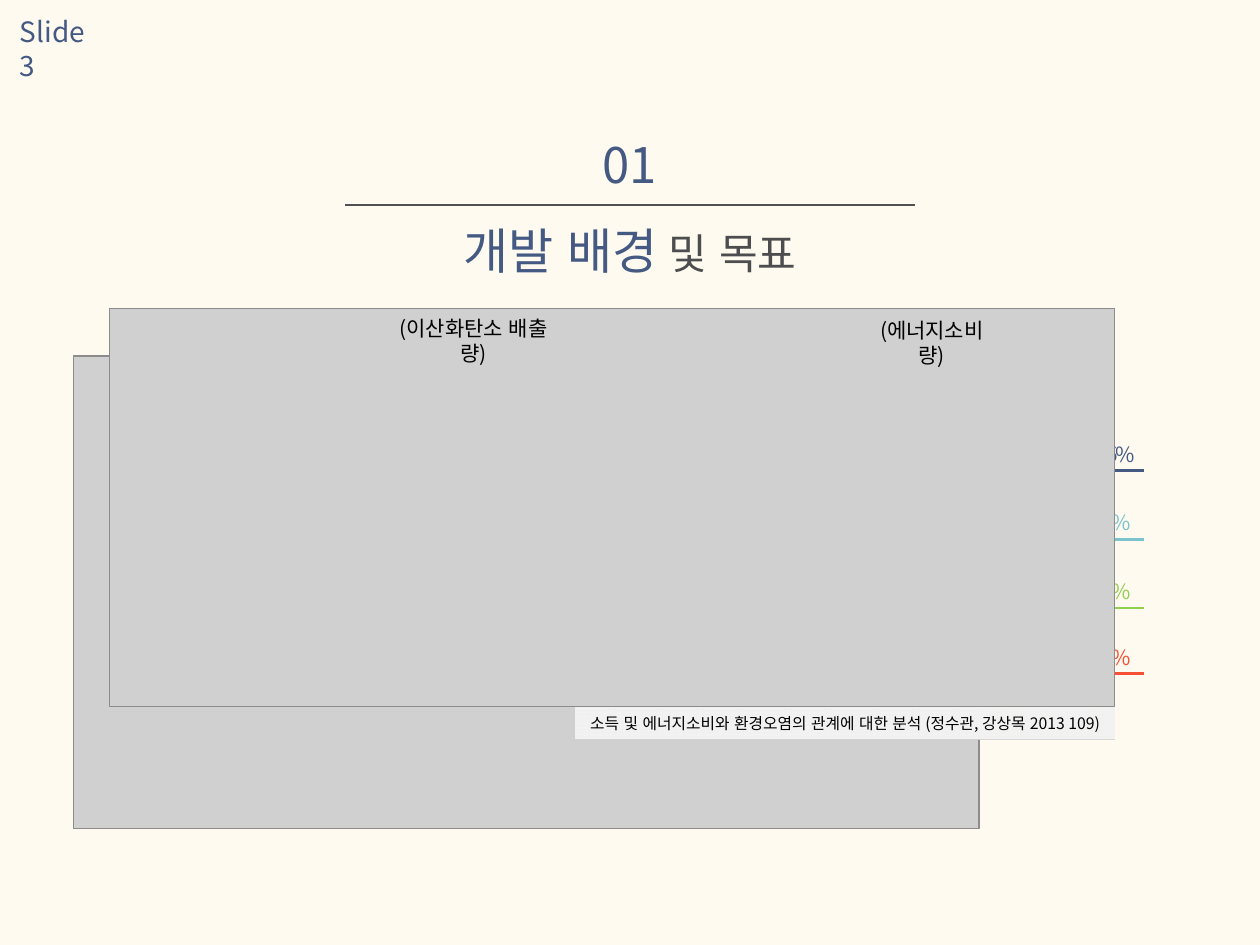
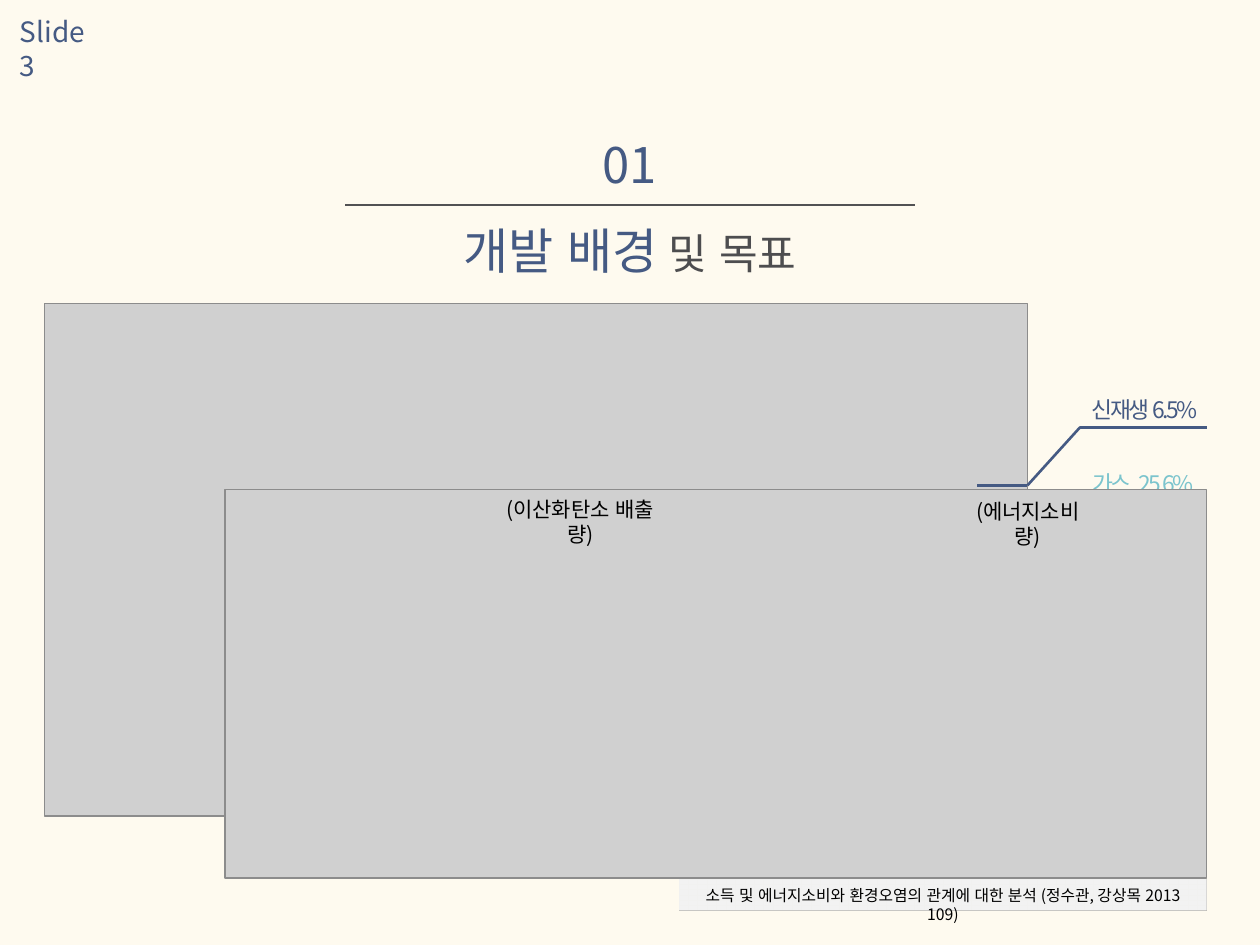
Before and after one commit to 97thCJY/CapstoneDesignDC, a slide deck: slide 4 of req_doc/DC 스마트그리드 홈 네트워크 제안서.pptx. Drawn at 1260x945 pixels with LibreOffice and Linux fonts; fonts in the diff are those of the drawing; grey boxes stand for pictures. Boxes give left, top, right and bottom in pixels: in the first picture for what was removed or moved away, otherwise in the second. Text is boxed around its words. In the diff, an @@ line names an element or a change of style, - is before the commit and + after.

Commit message:
Done: ppt

```diff
--- a/req_doc/DC 스마트그리드 홈 네트워크 제안서.pptx
+++ b/req_doc/DC 스마트그리드 홈 네트워크 제안서.pptx
@@ picture: place and size @@
-picture at box(73, 357, 979, 829)
+picture at box(45, 304, 1028, 816)
@@ text "신재생 6.5%" at box(1092, 399, 1198, 420): size 12 to 13 pt @@
@@ text "신재생 6.5%": place and size @@
-text "신재생 6.5%" at box(1095, 441, 1136, 467)
+text "신재생 6.5%" at box(1092, 399, 1198, 420)
@@ line added from (1027, 485) to (1080, 427), #455A83 1.5 pt @@
@@ line moved from (1027, 470) - (1144, 470) to (1080, 427) - (1207, 427) @@
@@ text "가스 25.6%": place and size @@
-text "가스 25.6%" at box(1082, 509, 1132, 535)
+text "가스 25.6%" at box(1092, 473, 1194, 498)
@@ text "가스 25.6%" at box(1092, 473, 1194, 498): size 12 to 13 pt @@
@@ picture: place and size @@
-picture at box(110, 309, 1115, 707)
+picture at box(226, 490, 1207, 878)
@@ text "(이산화탄소 배출량)": place and size @@
-text "(이산화탄소 배출량)" at box(399, 318, 548, 365)
+text "(이산화탄소 배출량)" at box(506, 499, 655, 546)
@@ text "(에너지소비량)": place and size @@
-text "(에너지소비량)" at box(880, 320, 984, 367)
+text "(에너지소비량)" at box(976, 501, 1080, 548)
@@ line added from (978, 485) to (1027, 485), #455A83 1.5 pt @@
@@ line moved from (1028, 539) - (1144, 539) to (1080, 503) - (1207, 503) @@
@@ line moved from (1028, 609) - (1144, 609) to (1081, 577) - (1206, 577) @@
@@ text removed at box(1082, 578, 1132, 604) @@
-석탄 40.4%
@@ line moved from (1028, 674) - (1144, 674) to (1081, 648) - (1206, 648) @@
@@ text removed at box(1082, 644, 1132, 670) @@
-석탄 25.9%
@@ rectangle "소득 및 에너지소비와 환경오염의 관계에 ...": place and size @@
-rectangle "소득 및 에너지소비와 환경오염의 관계에 ..." at box(576, 708, 1115, 740)
+rectangle "소득 및 에너지소비와 환경오염의 관계에 ..." at box(679, 879, 1206, 911)
```
Also in this commit, not shown: 4 other slides changed, 2 slides added, 5 slides removed.
